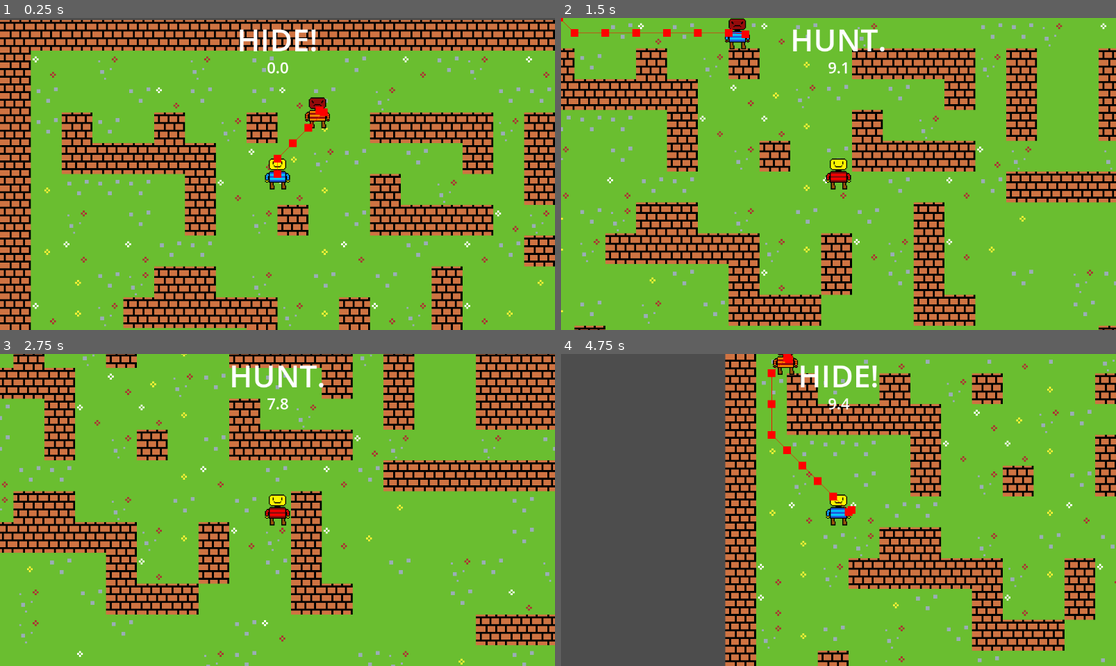
Above: before the commit, frames 1-4 (two rows, left to right).
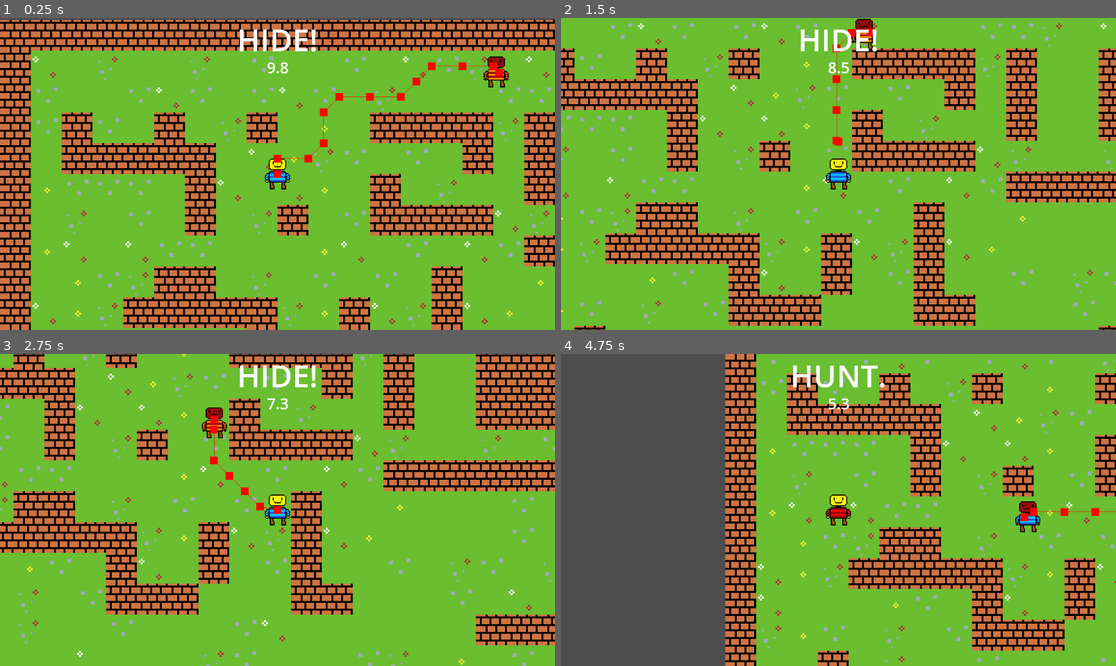
Above: after the commit, the same moments.

Repository: LegoMaster7001/fargo-game-jam-2025
Game: Godot game, scene res://Scenes/Game.tscn
The game is run twice, just before and just after one commit, with the same random seed, the same clock (stepped at 60 frames per second) and the same inputs.
Inputs:
- Up to frame 1 (0.25 s): no input
- Up to frame 2 (1.5 s): hold Right (ui_right) 0.53-1.28 s; hold Space (call_groundies) 0.53-1.28 s; hold Down (ui_down) from 1.28 s (still down); tap E at 1.35 s
- Up to frame 3 (2.75 s): release Down (ui_down) at 2.03 s; hold Right (ui_right) from 2.03 s (still down); hold Space (call_groundies) from 2.03 s (still down)
- Up to frame 4 (4.75 s): release Right (ui_right) at 2.78 s; release Space (call_groundies) at 2.78 s; hold Up (ui_up) 2.78-3.53 s; tap E at 2.85, 4.35 s; hold Space (call_groundies) 3.53-4.28 s; hold Left (ui_left) from 3.53 s (still down); tap F (debug_flip_role) at 4.15 s

The runs differ from the first frame. In frame 1, 1.1% of the frame differs, in the area x 48-92%, y 12-47%; in frame 2, 1.8%; in frame 3, 1.3%; in frame 4, 1.9%, in the area x 37-100%, y 0-58%.

Commit message:
add global timer to limit chase duration

Diff:
--- a/Scenes/Game.tscn
+++ b/Scenes/Game.tscn
@@ -1,13 +1,12 @@
-[gd_scene load_steps=29 format=4 uid="uid://cxee8n6fod8oc"]
+[gd_scene load_steps=28 format=4 uid="uid://cxee8n6fod8oc"]
 
-[ext_resource type="Script" uid="uid://byjqt6np4vbbm" path="res://Scripts/Global.gd" id="1_b2bpf"]
 [ext_resource type="Texture2D" uid="uid://cvj7th2nvu8uj" path="res://Images/2pixels.png" id="1_j5yw3"]
 [ext_resource type="Texture2D" uid="uid://dk80ljltcudh8" path="res://Images/GameJam Wall Tile.png" id="2_3so38"]
 [ext_resource type="PackedScene" uid="uid://ktvyw4a0tc03" path="res://Scenes/player.tscn" id="2_j5yw3"]
 [ext_resource type="PackedScene" uid="uid://lrookntm6kpp" path="res://Scenes/enemy.tscn" id="3_kldst"]
 [ext_resource type="Texture2D" uid="uid://dcidh3peq3swn" path="res://Images/floor 5.png" id="4_3cx6b"]
 [ext_resource type="PackedScene" uid="uid://cwp83sci60oxi" path="res://Scenes/groundies_area.tscn" id="4_kldst"]
-[ext_resource type="PackedScene" path="res://Scenes/hud.tscn" id="5_b2bpf"]
+[ext_resource type="PackedScene" uid="uid://8045sgtb8mph" path="res://Scenes/hud.tscn" id="5_b2bpf"]
 [ext_resource type="Texture2D" uid="uid://bjgo075dp3j1p" path="res://Images/floor 4.png" id="5_wxwew"]
 [ext_resource type="Texture2D" uid="uid://un6tbjqwu30p" path="res://Images/floor 3.png" id="6_acvyw"]
 [ext_resource type="Texture2D" uid="uid://7iqcu4j4skqk" path="res://Images/floor 2.png" id="7_alh3a"]
@@ -110,7 +109,6 @@
 [sub_resource type="RectangleShape2D" id="RectangleShape2D_kldst"]
 
 [node name="Node2D" type="Node2D"]
-script = ExtResource("1_b2bpf")
 
 [node name="TileMapLayer" type="TileMapLayer" parent="."]
 tile_map_data = PackedByteArray("AAD8//z/AwAAAAAAAAD8//3/BgAAAAAAAAD8//7/AAAAAAAAAAD8////AAAAAAAAAAD8/wAAAwAAAAAAAAD8/w …(17200 unchanged characters)…
@@ -124,7 +122,7 @@
 zoom = Vector2(4, 4)
 
 [node name="Enemy" parent="." node_paths=PackedStringArray("player") instance=ExtResource("3_kldst")]
-position = Vector2(25, -37)
+position = Vector2(120, -52)
 player = NodePath("../Player")
 
 [node name="GroundiesArea" parent="." node_paths=PackedStringArray("enemy") instance=ExtResource("4_kldst")]
--- a/Scenes/enemy.tscn
+++ b/Scenes/enemy.tscn
@@ -18,7 +18,7 @@
 wall_min_slide_angle = 0.0
 script = ExtResource("1_1f0kj")
 tag_checker = NodePath("TagChecker")
-role_flip_timer = NodePath("Timer2")
+role_flip_timer = NodePath("")
 
 [node name="Sprite2D" type="Sprite2D" parent="."]
 texture_filter = 1
@@ -36,9 +36,6 @@
 wait_time = 0.1
 autostart = true
 
-[node name="Timer2" type="Timer" parent="."]
-wait_time = 3.0
-
 [node name="HuntArea" type="Area2D" parent="."]
 collision_layer = 0
 collision_mask = 4
@@ -51,5 +48,4 @@
 opponent_collision_layer = 3
 
 [connection signal="timeout" from="Timer" to="." method="_on_timer_timeout"]
-[connection signal="timeout" from="Timer2" to="." method="_on_timer_2_timeout"]
 [connection signal="body_exited" from="HuntArea" to="." method="_on_hunt_area_body_exited"]
--- a/Scripts/Global.gd
+++ b/Scripts/Global.gd
@@ -13,13 +13,13 @@
 
 func _ready() -> void:
 	chase_timer.wait_time = CHASE_DURATION
+	chase_timer.autostart = true
 	chase_timer.timeout.connect(_on_timeout)
 	add_child(chase_timer)
 
 func flip_role():
 	Global.hunted = !Global.hunted
 	Global.role_changed.emit(Global.hunted)
-	chase_timer.start()
 
 func _on_timeout() -> void:
 	# TODO: deduct a point
--- a/Scripts/enemy.gd
+++ b/Scripts/enemy.gd
@@ -35,9 +35,6 @@
 func _on_timer_timeout():
 	makepath()
 
-func _on_timer_2_timeout() -> void:
-	Global.flip_role()
-
 func _on_hunt_area_body_exited(body: Node2D) -> void:
 	if Global.hunted:
 		return
Not shown: 1 places in Scenes/enemy.tscn that only renumber resources
